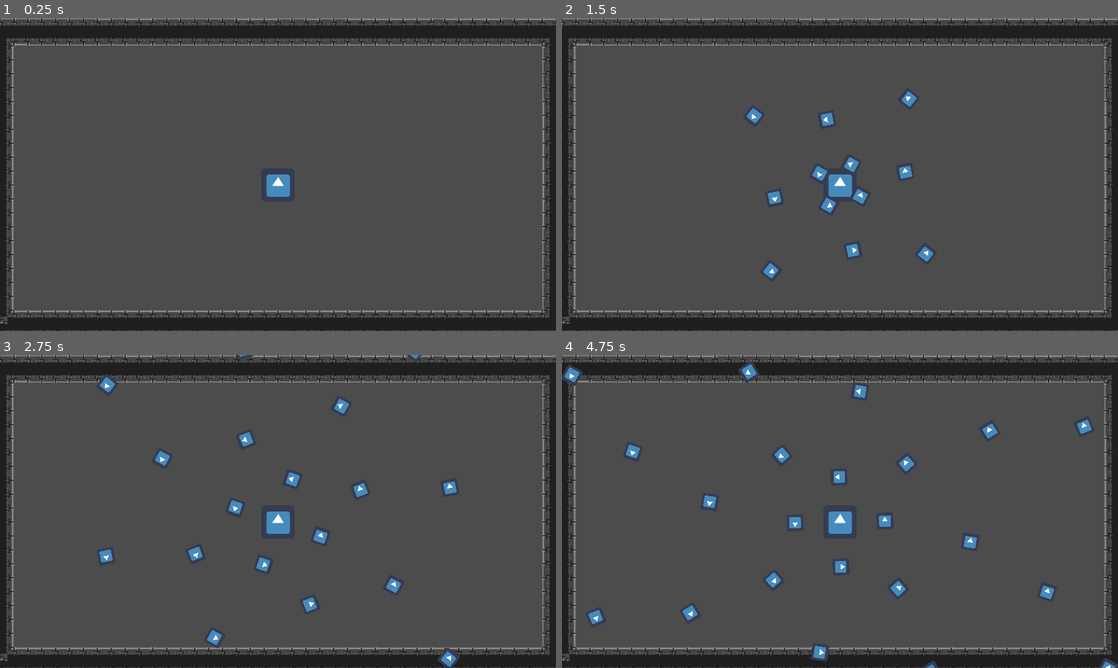
Above: before the commit, frames 1-4 (two rows, left to right).
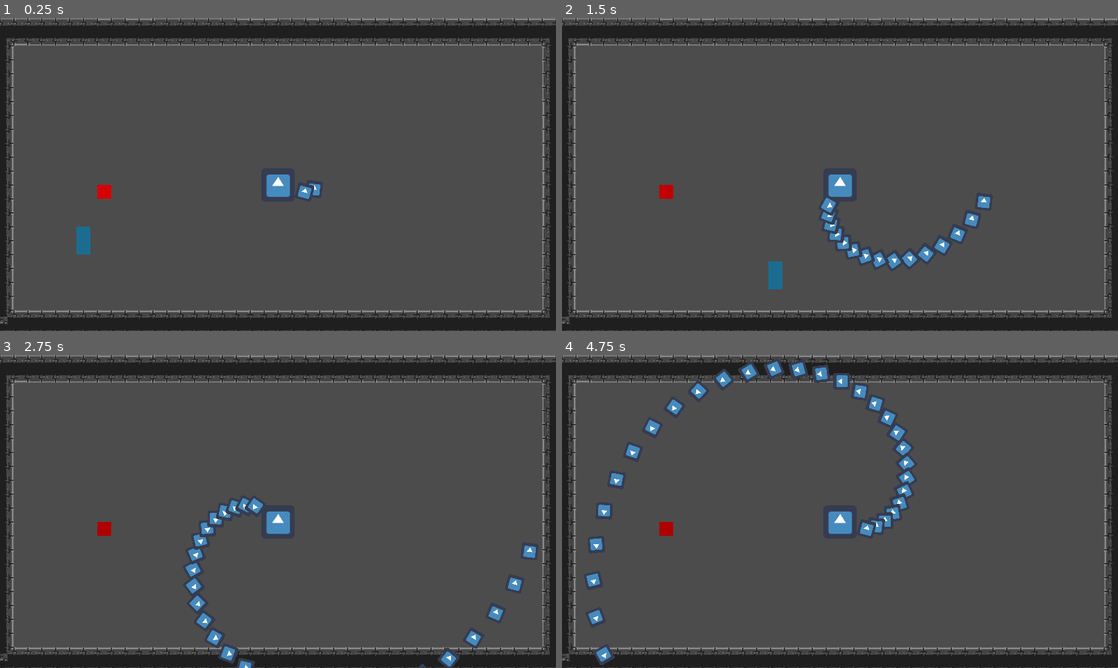
Above: after the commit, the same moments.

Repository: drkdragonz/Brackeys-2021.2-
Game: Godot game, scene res://Scenes/World.tscn
The game is run twice, just before and just after one commit, with the same random seed, the same clock (stepped at 60 frames per second) and the same inputs. The engine's default icon, where the game draws it, is replaced by a stand-in: a white triangle on a blue panel in a dark square.
Inputs:
- Up to frame 1 (0.25 s): no input
- Up to frame 2 (1.5 s): hold D (right) 0.53-1.28 s; hold S (down) from 1.28 s (still down)
- Up to frame 3 (2.75 s): release S (down) at 2.03 s; hold D (right) from 2.03 s (still down)
- Up to frame 4 (4.75 s): release D (right) at 2.78 s; hold W (up) 2.78-3.53 s; hold A (left) from 3.53 s (still down)

The runs differ from the first frame. In frame 1, 0.5% of the frame differs, in the area x 13-58%, y 52-76%; in frame 2, 1.8%; in frame 3, 2.3%; in frame 4, 3.4%, in the area x 0-100%, y 1-100%.

Commit message:
finished all enemy mechanics

Diff:
--- a/Scenes/Enemy.gd
+++ b/Scenes/Enemy.gd
@@ -4,10 +4,10 @@
 onready var shoot_timer = $ShootTimer
 onready var rotater = $Rotater
 
-const rotate_speed = 80
-const shoot_timer_wait_time = 0.5
-const spawn_point_count = 4
-const radius = 25
+export var rotate_speed = 80
+export var shoot_timer_wait_time = 0.5
+export var spawn_point_count = 5
+export var radius = 25
 
 func _ready():
 	var step = 2 * PI / spawn_point_count
--- /dev/null
+++ b/Scenes/Game.gd
@@ -0,0 +1,7 @@
+extends Node2D
+
+
+
+
+func _on_Timer_timeout():
+	$AnimationPlayer.play("beams")
--- a/Scenes/Lava.tscn
+++ b/Scenes/Lava.tscn
@@ -1,7 +1,24 @@
-[gd_scene load_steps=2 format=2]
+[gd_scene load_steps=3 format=2]
 
 [sub_resource type="RectangleShape2D" id=1]
 extents = Vector2( 8, 8 )
+
+[sub_resource type="Animation" id=2]
+resource_name = "flash"
+length = 2.0
+loop = true
+tracks/0/type = "value"
+tracks/0/path = NodePath("ColorRect:color")
+tracks/0/interp = 1
+tracks/0/loop_wrap = true
+tracks/0/imported = false
+tracks/0/enabled = true
+tracks/0/keys = {
+"times": PoolRealArray( 0, 1, 2 ),
+"transitions": PoolRealArray( 1, 1, 1 ),
+"update": 0,
+"values": [ Color( 0.921569, 0, 0, 1 ), Color( 0.603922, 0, 0, 1 ), Color( 0.921569, 0, 0, 1 ) ]
+}
 
 [node name="Area2D" type="Area2D" groups=[
 "enemy",
@@ -9,3 +26,17 @@
 
 [node name="CollisionShape2D" type="CollisionShape2D" parent="."]
 shape = SubResource( 1 )
+
+[node name="ColorRect" type="ColorRect" parent="."]
+margin_left = -8.0
+margin_top = -8.0
+margin_right = 8.0
+margin_bottom = 8.0
+color = Color( 0.851429, 0, 0, 1 )
+__meta__ = {
+"_edit_use_anchors_": false
+}
+
+[node name="AnimationPlayer" type="AnimationPlayer" parent="."]
+autoplay = "flash"
+anims/flash = SubResource( 2 )
--- a/Scenes/Player.tscn
+++ b/Scenes/Player.tscn
@@ -25,4 +25,14 @@
 [node name="CollisionShape2D" type="CollisionShape2D" parent="Area2D"]
 shape = SubResource( 2 )
 
+[node name="ColorRect" type="ColorRect" parent="."]
+margin_left = -8.0
+margin_top = -16.0
+margin_right = 8.0
+margin_bottom = 16.0
+color = Color( 0.105882, 0.431373, 0.572549, 1 )
+__meta__ = {
+"_edit_use_anchors_": false
+}
+
 [connection signal="area_entered" from="Area2D" to="." method="_on_Area2D_area_entered"]
--- a/Scenes/World.tscn
+++ b/Scenes/World.tscn
@@ -1,9 +1,12 @@
-[gd_scene load_steps=54 format=2]
+[gd_scene load_steps=60 format=2]
 
 [ext_resource path="res://Art/Tileset.png.png" type="Texture" id=1]
 [ext_resource path="res://Scenes/Player.tscn" type="PackedScene" id=2]
 [ext_resource path="res://Scenes/Enemy.tscn" type="PackedScene" id=3]
 [ext_resource path="res://Scenes/Lava.tscn" type="PackedScene" id=4]
+[ext_resource path="res://Art/triangle.png" type="Texture" id=5]
+[ext_resource path="res://Art/Beam temp.png" type="Texture" id=6]
+[ext_resource path="res://Scenes/Game.gd" type="Script" id=7]
 
 [sub_resource type="ConvexPolygonShape2D" id=1]
 points = PoolVector2Array( 0, 0, 16, 0, 16, 16, 0, 16 )
@@ -463,10 +466,147 @@
 } ]
 0/z_index = 0
 
+[sub_resource type="Animation" id=50]
+resource_name = "beams"
+length = 5.0
+tracks/0/type = "value"
+tracks/0/path = NodePath("Beams/CollisionShape2D:disabled")
+tracks/0/interp = 1
+tracks/0/loop_wrap = true
+tracks/0/imported = false
+tracks/0/enabled = true
+tracks/0/keys = {
+"times": PoolRealArray( 0, 5 ),
+"transitions": PoolRealArray( 1, 1 ),
+"update": 1,
+"values": [ false, true ]
+}
+tracks/1/type = "value"
+tracks/1/path = NodePath("Beams/CollisionShape2D3:disabled")
+tracks/1/interp = 1
+tracks/1/loop_wrap = true
+tracks/1/imported = false
+tracks/1/enabled = true
+tracks/1/keys = {
+"times": PoolRealArray( 0, 5 ),
+"transitions": PoolRealArray( 1, 1 ),
+"update": 1,
+"values": [ false, true ]
+}
+tracks/2/type = "value"
+tracks/2/path = NodePath("Beams/CollisionShape2D4:disabled")
+tracks/2/interp = 1
+tracks/2/loop_wrap = true
+tracks/2/imported = false
+tracks/2/enabled = true
+tracks/2/keys = {
+"times": PoolRealArray( 0, 5 ),
+"transitions": PoolRealArray( 1, 1 ),
+"update": 1,
+"values": [ false, true ]
+}
+tracks/3/type = "value"
+tracks/3/path = NodePath("Beams/CollisionShape2D2:disabled")
+tracks/3/interp = 1
+tracks/3/loop_wrap = true
+tracks/3/imported = false
+tracks/3/enabled = true
+tracks/3/keys = {
+"times": PoolRealArray( 0, 5 ),
+"transitions": PoolRealArray( 1, 1 ),
+"update": 1,
+"values": [ false, true ]
+}
+tracks/4/type = "value"
+tracks/4/path = NodePath("Beams/CollisionShape2D5:disabled")
+tracks/4/interp = 1
+tracks/4/loop_wrap = true
+tracks/4/imported = false
+tracks/4/enabled = true
+tracks/4/keys = {
+"times": PoolRealArray( 0, 5 ),
+"transitions": PoolRealArray( 1, 1 ),
+"update": 1,
+"values": [ false, true ]
+}
+tracks/5/type = "value"
+tracks/5/path = NodePath("Tris/Beam temp2:visible")
+tracks/5/interp = 1
+tracks/5/loop_wrap = true
+tracks/5/imported = false
+tracks/5/enabled = true
+tracks/5/keys = {
+"times": PoolRealArray( 0, 5 ),
+"transitions": PoolRealArray( 1, 1 ),
+"update": 1,
+"values": [ true, false ]
+}
+tracks/6/type = "value"
+tracks/6/path = NodePath("Tris/Beam temp:visible")
+tracks/6/interp = 1
+tracks/6/loop_wrap = true
+tracks/6/imported = false
+tracks/6/enabled = true
+tracks/6/keys = {
+"times": PoolRealArray( 0, 5 ),
+"transitions": PoolRealArray( 1, 1 ),
+"update": 1,
+"values": [ true, false ]
+}
+tracks/7/type = "value"
+tracks/7/path = NodePath("Tris/Beam temp3:visible")
+tracks/7/interp = 1
+tracks/7/loop_wrap = true
+tracks/7/imported = false
+tracks/7/enabled = true
+tracks/7/keys = {
+"times": PoolRealArray( 0, 5 ),
+"transitions": PoolRealArray( 1, 1 ),
+"update": 1,
+"values": [ true, false ]
+}
+tracks/8/type = "value"
+tracks/8/path = NodePath("Tris/Beam temp4:visible")
+tracks/8/interp = 1
+tracks/8/loop_wrap = true
+tracks/8/imported = false
+tracks/8/enabled = true
+tracks/8/keys = {
+"times": PoolRealArray( 0, 5 ),
+"transitions": PoolRealArray( 1, 1 ),
+"update": 1,
+"values": [ true, false ]
+}
+tracks/9/type = "value"
+tracks/9/path = NodePath("Tris/Beam temp5:visible")
+tracks/9/interp = 1
+tracks/9/loop_wrap = true
+tracks/9/imported = false
+tracks/9/enabled = true
+tracks/9/keys = {
+"times": PoolRealArray( 0, 5 ),
+"transitions": PoolRealArray( 1, 1 ),
+"update": 1,
+"values": [ true, false ]
+}
+
+[sub_resource type="RectangleShape2D" id=51]
+extents = Vector2( 304, 10 )
+
+[sub_resource type="RectangleShape2D" id=52]
+extents = Vector2( 152, 10 )
+
 [node name="World" type="Node2D"]
+script = ExtResource( 7 )
+
+[node name="Timer" type="Timer" parent="."]
+wait_time = 10.0
+autostart = true
 
 [node name="Enemy" parent="." instance=ExtResource( 3 )]
 position = Vector2( 320, 192 )
+shoot_timer_wait_time = 0.1
+spawn_point_count = 1
 
 [node name="TileMap" type="TileMap" parent="."]
 tile_set = SubResource( 49 )
@@ -479,3 +619,103 @@
 
 [node name="Area2D" parent="." instance=ExtResource( 4 )]
 position = Vector2( 120, 200 )
+
+[node name="AnimationPlayer" type="AnimationPlayer" parent="."]
+anims/beams = SubResource( 50 )
+
+[node name="Beams" type="Area2D" parent="." groups=[
+"enemy",
+]]
+visible = false
+
+[node name="CollisionShape2D" type="CollisionShape2D" parent="Beams"]
+position = Vector2( 320, 96 )
+shape = SubResource( 51 )
+disabled = true
+
+[node name="CollisionShape2D3" type="CollisionShape2D" parent="Beams"]
+position = Vector2( 192, 184 )
+rotation = 1.5708
+shape = SubResource( 52 )
+disabled = true
+
+[node name="CollisionShape2D4" type="CollisionShape2D" parent="Beams"]
+position = Vector2( 448, 184 )
+rotation = 1.5708
+shape = SubResource( 52 )
+disabled = true
+
+[node name="CollisionShape2D2" type="CollisionShape2D" parent="Beams"]
+position = Vector2( 320, 280 )
+shape = SubResource( 51 )
+disabled = true
+
+[node name="CollisionShape2D5" type="CollisionShape2D" parent="Beams"]
+position = Vector2( 320, 192 )
+shape = SubResource( 51 )
+disabled = true
+
+[node name="Tris" type="Node2D" parent="."]
+visible = false
+
+[node name="Beam temp" type="Sprite" parent="Tris"]
+visible = false
+position = Vector2( 336, 280 )
+scale = Vector2( 18, 3.75 )
+texture = ExtResource( 6 )
+
+[node name="Beam temp2" type="Sprite" parent="Tris"]
+visible = false
+position = Vector2( 312, 192 )
+scale = Vector2( 18.5, 3.75 )
+texture = ExtResource( 6 )
+
+[node name="Beam temp3" type="Sprite" parent="Tris"]
+visible = false
+position = Vector2( 336, 96 )
+scale = Vector2( 18, 3.75 )
+texture = ExtResource( 6 )
+
+[node name="Beam temp4" type="Sprite" parent="Tris"]
+visible = false
+position = Vector2( 448, 191.567 )
+rotation = 1.5708
+scale = Vector2( 9.00662, 3.75 )
+texture = ExtResource( 6 )
+
+[node name="Beam temp5" type="Sprite" parent="Tris"]
+visible = false
+position = Vector2( 192, 192 )
+rotation = 1.5708
+scale = Vector2( 9.00662, 3.75 )
+texture = ExtResource( 6 )
+
+[node name="triangle" type="Sprite" parent="Tris"]
+position = Vector2( 24, 96 )
+scale = Vector2( 3, 3 )
+texture = ExtResource( 5 )
+
+[node name="triangle4" type="Sprite" parent="Tris"]
+position = Vector2( 192, 24 )
+rotation = 1.5708
+scale = Vector2( 3, 3 )
+texture = ExtResource( 5 )
+
+[node name="triangle5" type="Sprite" parent="Tris"]
+position = Vector2( 448, 24 )
+rotation = 1.5708
+scale = Vector2( 3, 3 )
+texture = ExtResource( 5 )
+
+[node name="triangle2" type="Sprite" parent="Tris"]
+position = Vector2( 24, 280 )
+scale = Vector2( 3, 3 )
+texture = ExtResource( 5 )
+
+[node name="triangle3" type="Sprite" parent="Tris"]
+position = Vector2( 630, 190 )
+rotation = -3.14159
+scale = Vector2( 3, 3 )
+texture = ExtResource( 5 )
+
+[connection signal="timeout" from="Timer" to="." method="_on_Timer_timeout"]
--- a/project.godot
+++ b/project.godot
@@ -18,8 +18,6 @@
 
 window/size/width=640
 window/size/height=360
-window/size/resizable=false
-window/size/always_on_top=true
 window/size/test_width=1280
 window/size/test_height=720
 window/stretch/mode="2d"
Binary file added: Art/Beam temp.png
Not shown, added: Art/Beam temp.png.import
Binary file added: Art/triangle.png
Not shown, added: Art/triangle.png.import
